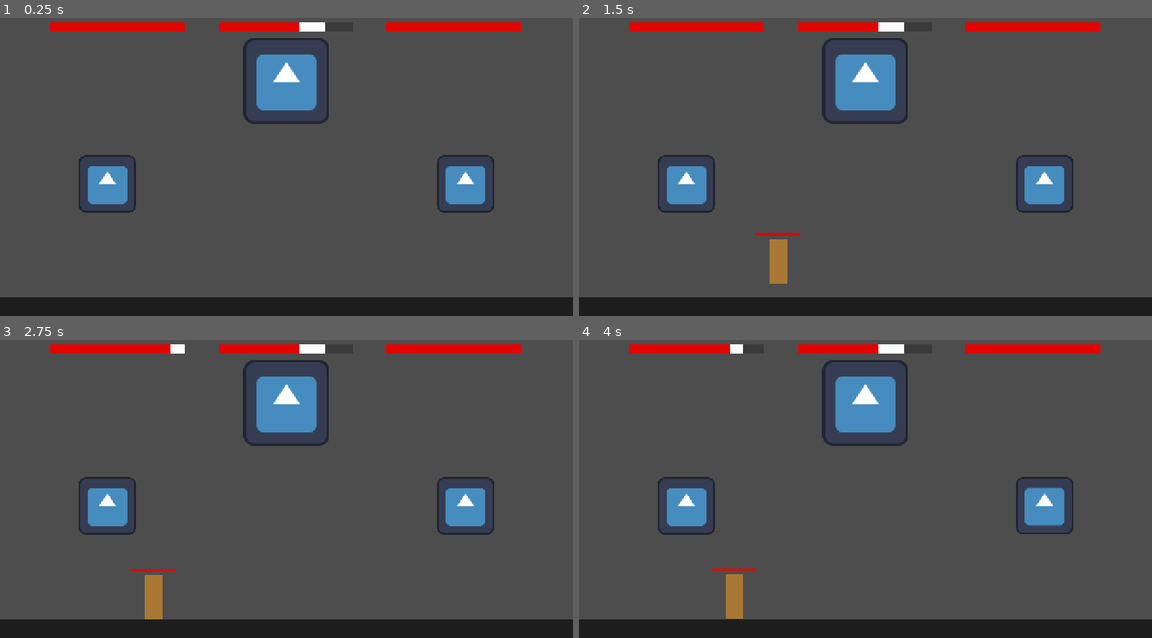
Above: before the commit, frames 1-4 (two rows, left to right).
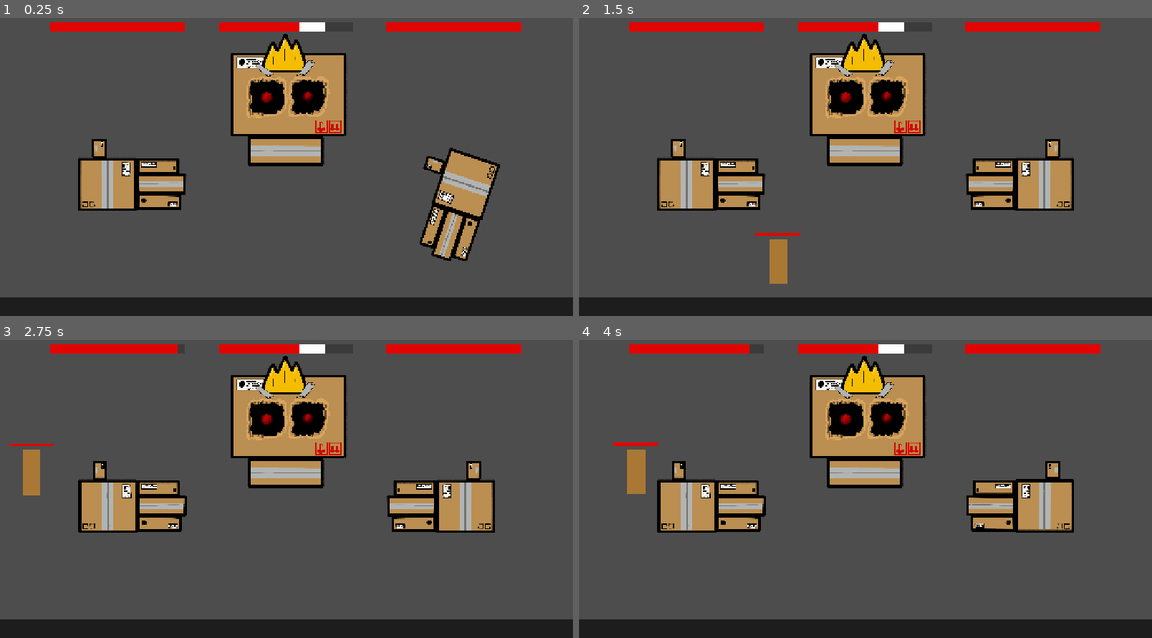
Above: after the commit, the same moments.

Repository: cewaite/unboxking
Game: Godot game, scene res://globals/game_manager/game_manager.tscn
Two runs of this game, one before a commit and one after it. Both use one fixed random seed, a clock stepped at 60 frames per second and the inputs below. The engine's default icon, where the game draws it, is replaced by a stand-in: a white triangle on a blue panel in a dark square.
Inputs (mouse positions are in pixels of both pictures, inside the frame that each line leads up to):
- Up to frame 1 (0.25 s): no input
- Up to frame 2 (1.5 s): move the mouse to (1043, 184) at 0.52 s; click (1043, 184) at 0.67 s; move the mouse to (687, 184) at 1.27 s; click (687, 184) at 1.42 s
- Up to frame 3 (2.75 s): move the mouse to (343, 405) at 2.02 s; click (343, 405) at 2.17 s
- Up to frame 4 (4 s): move the mouse to (836, 542) at 2.77 s; click (836, 542) at 2.92 s; move the mouse to (1037, 524) at 3.52 s; click (1037, 524) at 3.67 s

The runs differ from the first frame. In frame 1, 14% of the frame differs, in the area x 13-88%, y 5-82%; in frame 2, 14%; in frame 3, 15%; in frame 4, 15%, in the area x 6-87%, y 1-94%.

Commit message:
Add boss art

Diff:
--- a/entities/boss/boss.tscn
+++ b/entities/boss/boss.tscn
@@ -1,8 +1,8 @@
 [gd_scene format=3 uid="uid://bxbtp4fmhvjn3"]
 
-[ext_resource type="Texture2D" uid="uid://fgdpsr1cvnew" path="res://icon.svg" id="1_4kg7w"]
 [ext_resource type="PackedScene" uid="uid://n261q26g0c8c" path="res://entities/hand/hand.tscn" id="1_820jm"]
 [ext_resource type="Script" uid="uid://dyoegjnklkd6" path="res://entities/boss/boss.gd" id="1_c5o42"]
+[ext_resource type="PackedScene" uid="uid://b3k8idv3kqmaq" path="res://entities/head/head.tscn" id="3_c5o42"]
 [ext_resource type="PackedScene" uid="uid://d00bqe0wv1o0l" path="res://prefabs/health_bar/health_bar.tscn" id="4_c5o42"]
 
 [node name="Boss" type="Node2D" unique_id=1601614142 node_paths=PackedStringArray("left_hand", "right_hand")]
@@ -14,6 +14,7 @@
 position = Vector2(400, 0)
 
 [node name="HandCharacterBody2D" parent="RightHand" index="0" unique_id=662445046 node_paths=PackedStringArray("parent_boss")]
+scale = Vector2(-1, 1)
 parent_boss = NodePath("../..")
 
 [node name="PunchHitbox" parent="RightHand/HandCharacterBody2D" index="2" unique_id=862417803]
@@ -27,16 +28,13 @@
 
 [node name="HandCharacterBody2D" parent="LeftHand" index="0" unique_id=662445046 node_paths=PackedStringArray("parent_boss")]
 parent_boss = NodePath("../..")
+right_hand = false
 
 [node name="HealthComponent" parent="LeftHand/Components" parent_id_path=PackedInt32Array(362709495, 1379440192) index="1" unique_id=36457291 node_paths=PackedStringArray("health_bar")]
 health_bar = NodePath("../../../LeftHandHealthBar")
 
-[node name="Head" type="Node2D" parent="." unique_id=1570804846]
-position = Vector2(0, -230)
-scale = Vector2(1.5, 1.5)
-
-[node name="HeadSprite2D" type="Sprite2D" parent="Head" unique_id=830149304]
-texture = ExtResource("1_4kg7w")
+[node name="Head" parent="." unique_id=206899476 instance=ExtResource("3_c5o42")]
+position = Vector2(0, -189)
 
 [node name="HeadHealthBar" parent="." unique_id=761984071 instance=ExtResource("4_c5o42")]
 offset_left = -152.00002
--- a/entities/hand/hand.gd
+++ b/entities/hand/hand.gd
@@ -18,7 +18,7 @@
 @export var max_normal_speed: float = 800.0
 
 @export_subgroup("Fist Speeds")
-@export var fist_speed: float = 2000.0
+@export var fist_speed: float = 1200.0
 @export var fist_accel: float = 4000.0
 @export var max_fist_speed: float = 1000.0
 
@@ -26,8 +26,14 @@
 @export var return_speed: float = 500.0
 @export var return_accel: float = 6000.0
 
+@export_group("Animation")
+@export var hand_sprite: Sprite2D
+@export var animation_player: AnimationPlayer
+
 @export_group("Misc")
 @export var approx_distance_range: float = 5.0
+@export var right_hand: bool = false
+@export var return_rotation_speed: float = 5.0
 
 var hand_return_pos: Vector2
 var is_mouse_hovering: bool = false
@@ -68,6 +74,9 @@
 	# Handle Hitbox rotation and enable if fast enough
 	update_hitbox()
 
+	# Handlehand rotation and update sprites
+	update_sprite(delta)
+
 	# Resolve collisions with players
 	push_comp.apply_push()
 
@@ -93,11 +102,26 @@
 				is_fist = false
 
 func update_hitbox():
-	punch_hitbox.rotation = velocity.angle() + deg_to_rad(90.0)
+	#punch_hitbox.rotation = velocity.angle() + deg_to_rad(90.0)
 	if punch_hitbox.collider_disabled and velocity.length() >= punch_hitbox_velocity:
 		punch_hitbox.enable_collider()
 	elif not punch_hitbox.collider_disabled and velocity.length() <= punch_hitbox_velocity:
 		punch_hitbox.disable_collider()
+
+func update_sprite(delta):
+	if is_fist:
+		rotation = velocity.angle() #+ deg_to_rad(180.0)
+		if animation_player.current_animation != "fist_hand":
+			animation_player.play("fist_hand")
+	else:
+		if right_hand:
+			print_debug(deg_to_rad(rotation))
+			rotation = move_toward(rotation, deg_to_rad(-179.999), return_rotation_speed * delta)
+		else:
+			rotation = move_toward(rotation, 0.0, return_rotation_speed * delta)
+		if animation_player.current_animation != "open_hand":
+			animation_player.play("open_hand")
+
 
 #--- SIGNALS --#
 func _on_mouse_entered() -> void:
--- a/entities/hand/hand.tscn
+++ b/entities/hand/hand.tscn
@@ -1,41 +1,248 @@
 [gd_scene format=3 uid="uid://n261q26g0c8c"]
 
 [ext_resource type="Script" uid="uid://c62k2q6ct48p6" path="res://entities/hand/hand.gd" id="1_hhw0q"]
-[ext_resource type="Texture2D" uid="uid://fgdpsr1cvnew" path="res://icon.svg" id="2_ondc2"]
+[ext_resource type="Texture2D" uid="uid://ofwl135h67dv" path="res://assets/boss/boss_hand/BoxHand.png" id="2_4s0gw"]
 [ext_resource type="PackedScene" uid="uid://bx76hp6pft0pd" path="res://prefabs/hitbox/hitbox.tscn" id="3_ondc2"]
 [ext_resource type="Script" uid="uid://c2xc5w04hlffh" path="res://prefabs/components/push_component.gd" id="4_1ien0"]
 [ext_resource type="Script" uid="uid://bu1r182oet3bp" path="res://prefabs/components/health_component.gd" id="5_vu8gx"]
 [ext_resource type="PackedScene" uid="uid://hj03sgu06i3p" path="res://prefabs/hurtbox/hurtbox.tscn" id="6_pn5vn"]
 [ext_resource type="Script" uid="uid://dhotctfcx1qeq" path="res://prefabs/abilities/hand_abilities/smash_wave/smash_wave_ability.gd" id="7_4s0gw"]
+[ext_resource type="Texture2D" uid="uid://dekover6glij2" path="res://assets/boss/boss_hand/boxFist.png" id="8_eo8p0"]
 
 [sub_resource type="RectangleShape2D" id="RectangleShape2D_wijo7"]
-size = Vector2(128, 128)
+size = Vector2(158, 106)
 
 [sub_resource type="CapsuleShape2D" id="CapsuleShape2D_1ien0"]
 radius = 30.0
 height = 127.99999
 
+[sub_resource type="Animation" id="Animation_4e61m"]
+length = 0.001
+tracks/0/type = "value"
+tracks/0/imported = false
+tracks/0/enabled = true
+tracks/0/path = NodePath("HandCharacterBody2D/CollisionShape2D:position")
+tracks/0/interp = 1
+tracks/0/loop_wrap = true
+tracks/0/keys = {
+"times": PackedFloat32Array(0),
+"transitions": PackedFloat32Array(1),
+"update": 0,
+"values": [Vector2(50, 0)]
+}
+tracks/1/type = "value"
+tracks/1/imported = false
+tracks/1/enabled = true
+tracks/1/path = NodePath("HandCharacterBody2D/Hurtbox/CollisionShape2D:position")
+tracks/1/interp = 1
+tracks/1/loop_wrap = true
+tracks/1/keys = {
+"times": PackedFloat32Array(0),
+"transitions": PackedFloat32Array(1),
+"update": 0,
+"values": [Vector2(49, -1)]
+}
+tracks/2/type = "value"
+tracks/2/imported = false
+tracks/2/enabled = true
+tracks/2/path = NodePath("HandCharacterBody2D/HandSprite2D:texture")
+tracks/2/interp = 1
+tracks/2/loop_wrap = true
+tracks/2/keys = {
+"times": PackedFloat32Array(0),
+"transitions": PackedFloat32Array(1),
+"update": 1,
+"values": [ExtResource("2_4s0gw")]
+}
+tracks/3/type = "value"
+tracks/3/imported = false
+tracks/3/enabled = true
+tracks/3/path = NodePath("HandCharacterBody2D/CollisionShape2D:scale")
+tracks/3/interp = 1
+tracks/3/loop_wrap = true
+tracks/3/keys = {
+"times": PackedFloat32Array(0),
+"transitions": PackedFloat32Array(1),
+"update": 0,
+"values": [Vector2(1, 1)]
+}
+tracks/4/type = "value"
+tracks/4/imported = false
+tracks/4/enabled = true
+tracks/4/path = NodePath("HandCharacterBody2D/Hurtbox/CollisionShape2D:scale")
+tracks/4/interp = 1
+tracks/4/loop_wrap = true
+tracks/4/keys = {
+"times": PackedFloat32Array(0),
+"transitions": PackedFloat32Array(1),
+"update": 0,
+"values": [Vector2(1, 1)]
+}
+
+[sub_resource type="Animation" id="Animation_ra17o"]
+resource_name = "fist_hand"
+length = 0.001
+tracks/0/type = "value"
+tracks/0/imported = false
+tracks/0/enabled = true
+tracks/0/path = NodePath("HandCharacterBody2D/Hurtbox/CollisionShape2D:position")
+tracks/0/interp = 1
+tracks/0/loop_wrap = true
+tracks/0/keys = {
+"times": PackedFloat32Array(0),
+"transitions": PackedFloat32Array(1),
+"update": 0,
+"values": [Vector2(20, 0)]
+}
+tracks/1/type = "value"
+tracks/1/imported = false
+tracks/1/enabled = true
+tracks/1/path = NodePath("HandCharacterBody2D/HandSprite2D:texture")
+tracks/1/interp = 1
+tracks/1/loop_wrap = true
+tracks/1/keys = {
+"times": PackedFloat32Array(0),
+"transitions": PackedFloat32Array(1),
+"update": 1,
+"values": [ExtResource("8_eo8p0")]
+}
+tracks/2/type = "value"
+tracks/2/imported = false
+tracks/2/enabled = true
+tracks/2/path = NodePath("HandCharacterBody2D/CollisionShape2D:position")
+tracks/2/interp = 1
+tracks/2/loop_wrap = true
+tracks/2/keys = {
+"times": PackedFloat32Array(0),
+"transitions": PackedFloat32Array(1),
+"update": 0,
+"values": [Vector2(20, 0)]
+}
+tracks/3/type = "value"
+tracks/3/imported = false
+tracks/3/enabled = true
+tracks/3/path = NodePath("HandCharacterBody2D/CollisionShape2D:scale")
+tracks/3/interp = 1
+tracks/3/loop_wrap = true
+tracks/3/keys = {
+"times": PackedFloat32Array(0),
+"transitions": PackedFloat32Array(1),
+"update": 0,
+"values": [Vector2(1, 1)]
+}
+tracks/4/type = "value"
+tracks/4/imported = false
+tracks/4/enabled = true
+tracks/4/path = NodePath("HandCharacterBody2D/Hurtbox/CollisionShape2D:scale")
+tracks/4/interp = 1
+tracks/4/loop_wrap = true
+tracks/4/keys = {
+"times": PackedFloat32Array(0),
+"transitions": PackedFloat32Array(1),
+"update": 0,
+"values": [Vector2(1, 1)]
+}
+
+[sub_resource type="Animation" id="Animation_edxwq"]
+resource_name = "open_hand"
+length = 0.001
+tracks/0/type = "value"
+tracks/0/imported = false
+tracks/0/enabled = true
+tracks/0/path = NodePath("HandCharacterBody2D/CollisionShape2D:position")
+tracks/0/interp = 1
+tracks/0/loop_wrap = true
+tracks/0/keys = {
+"times": PackedFloat32Array(0),
+"transitions": PackedFloat32Array(1),
+"update": 0,
+"values": [Vector2(50, 0)]
+}
+tracks/1/type = "value"
+tracks/1/imported = false
+tracks/1/enabled = true
+tracks/1/path = NodePath("HandCharacterBody2D/Hurtbox/CollisionShape2D:position")
+tracks/1/interp = 1
+tracks/1/loop_wrap = true
+tracks/1/keys = {
+"times": PackedFloat32Array(0),
+"transitions": PackedFloat32Array(1),
+"update": 0,
+"values": [Vector2(50, 0)]
+}
+tracks/2/type = "value"
+tracks/2/imported = false
+tracks/2/enabled = true
+tracks/2/path = NodePath("HandCharacterBody2D/HandSprite2D:texture")
+tracks/2/interp = 1
+tracks/2/loop_wrap = true
+tracks/2/keys = {
+"times": PackedFloat32Array(0),
+"transitions": PackedFloat32Array(1),
+"update": 1,
+"values": [ExtResource("2_4s0gw")]
+}
+tracks/3/type = "value"
+tracks/3/imported = false
+tracks/3/enabled = true
+tracks/3/path = NodePath("HandCharacterBody2D/CollisionShape2D:scale")
+tracks/3/interp = 1
+tracks/3/loop_wrap = true
+tracks/3/keys = {
+"times": PackedFloat32Array(0),
+"transitions": PackedFloat32Array(1),
+"update": 0,
+"values": [Vector2(1.35, 1)]
+}
+tracks/4/type = "value"
+tracks/4/imported = false
+tracks/4/enabled = true
+tracks/4/path = NodePath("HandCharacterBody2D/Hurtbox/CollisionShape2D:scale")
+tracks/4/interp = 1
+tracks/4/loop_wrap = true
+tracks/4/keys = {
+"times": PackedFloat32Array(0),
+"transitions": PackedFloat32Array(1),
+"update": 0,
+"values": [Vector2(1.35, 1)]
+}
+
+[sub_resource type="AnimationLibrary" id="AnimationLibrary_3jtkg"]
+_data = {
+&"RESET": SubResource("Animation_4e61m"),
+&"fist_hand": SubResource("Animation_ra17o"),
+&"open_hand": SubResource("Animation_edxwq")
+}
+
 [node name="Hand" type="Node2D" unique_id=362709495]
 
-[node name="HandCharacterBody2D" type="CharacterBody2D" parent="." unique_id=662445046 node_paths=PackedStringArray("push_comp", "punch_hitbox")]
+[node name="HandCharacterBody2D" type="CharacterBody2D" parent="." unique_id=662445046 node_paths=PackedStringArray("push_comp", "punch_hitbox", "hand_sprite", "animation_player")]
 collision_layer = 2
 collision_mask = 100
 input_pickable = true
 script = ExtResource("1_hhw0q")
 push_comp = NodePath("../Components/PushComponent")
 punch_hitbox = NodePath("PunchHitbox")
+hand_sprite = NodePath("HandSprite2D")
+animation_player = NodePath("../AnimationPlayer")
+right_hand = true
 
 [node name="HandSprite2D" type="Sprite2D" parent="HandCharacterBody2D" unique_id=1932599022]
-texture = ExtResource("2_ondc2")
+scale = Vector2(0.19313335, 0.19313335)
+texture = ExtResource("2_4s0gw")
+offset = Vector2(249.955, 51.87)
 
 [node name="CollisionShape2D" type="CollisionShape2D" parent="HandCharacterBody2D" unique_id=498075268]
+position = Vector2(50, 0)
 shape = SubResource("RectangleShape2D_wijo7")
 
 [node name="PunchHitbox" parent="HandCharacterBody2D" unique_id=862417803 node_paths=PackedStringArray("collider") instance=ExtResource("3_ondc2")]
+position = Vector2(1, 0)
+rotation = 1.5707964
 collider = NodePath("CollisionShape2D")
 
 [node name="CollisionShape2D" type="CollisionShape2D" parent="HandCharacterBody2D/PunchHitbox" unique_id=562466585]
-position = Vector2(0, -65)
+position = Vector2(-4.152582e-06, -95)
 rotation = 1.5707964
 shape = SubResource("CapsuleShape2D_1ien0")
 debug_color = Color(0.77490634, 0, 0.20784777, 0.41960785)
@@ -45,6 +252,7 @@
 health_comp = NodePath("../../Components/HealthComponent")
 
 [node name="CollisionShape2D" type="CollisionShape2D" parent="HandCharacterBody2D/Hurtbox" unique_id=225421620]
+position = Vector2(49, -1)
 shape = SubResource("RectangleShape2D_wijo7")
 debug_color = Color(0.85907805, 0.16858426, 0.78760904, 0.41960785)
 
@@ -68,5 +276,9 @@
 script = ExtResource("7_4s0gw")
 parent = NodePath("../../HandCharacterBody2D")
 
+[node name="AnimationPlayer" type="AnimationPlayer" parent="." unique_id=1296746910]
+libraries/ = SubResource("AnimationLibrary_3jtkg")
+autoplay = &"open_hand"
+
 [connection signal="mouse_entered" from="HandCharacterBody2D" to="HandCharacterBody2D" method="_on_mouse_entered"]
 [connection signal="mouse_exited" from="HandCharacterBody2D" to="HandCharacterBody2D" method="_on_mouse_exited"]
--- /dev/null
+++ b/entities/head/head.tscn
@@ -0,0 +1,45 @@
+[gd_scene format=3 uid="uid://b3k8idv3kqmaq"]
+
+[ext_resource type="Texture2D" uid="uid://cqm7kno2yilfp" path="res://assets/boss/boss_head/SkeletonHead.png" id="1_ca4ou"]
+[ext_resource type="Texture2D" uid="uid://bwn4wj58dg6n4" path="res://assets/boss/boss_head/PupilLeft.png" id="2_vsksn"]
+[ext_resource type="Texture2D" uid="uid://b8kybprukev7y" path="res://assets/boss/boss_head/PupilRight.png" id="3_xvy01"]
+[ext_resource type="Texture2D" uid="uid://bx1dg18jwx4sd" path="res://assets/boss/boss_head/EyeShadow.png" id="4_263f1"]
+[ext_resource type="Texture2D" uid="uid://bmaluyk22a4ei" path="res://assets/boss/boss_head/BoxHead.png" id="5_wqlox"]
+[ext_resource type="Texture2D" uid="uid://dqppadoa31r7j" path="res://assets/boss/boss_head/BoxJaw.png" id="6_ejenp"]
+
+[node name="Head" type="Node2D" unique_id=206899476]
+
+[node name="HeadSprites" type="Node2D" parent="." unique_id=370363964]
+
+[node name="SkullSprite2D" type="Sprite2D" parent="HeadSprites" unique_id=68303426]
+scale = Vector2(0.2, 0.2)
+texture = ExtResource("1_ca4ou")
+offset = Vector2(86.235, 72.795)
+
+[node name="LeftPupilSprite2D" type="Sprite2D" parent="HeadSprites" unique_id=1261265273]
+scale = Vector2(0.2, 0.2)
+texture = ExtResource("2_vsksn")
+offset = Vector2(86.235, 72.795)
+
+[node name="RightPupilSprite2D" type="Sprite2D" parent="HeadSprites" unique_id=1073787459]
+scale = Vector2(0.2, 0.2)
+texture = ExtResource("3_xvy01")
+offset = Vector2(86.235, 72.795)
+
+[node name="EyeShadowSprite2D" type="Sprite2D" parent="HeadSprites" unique_id=293330234]
+scale = Vector2(0.2, 0.2)
+texture = ExtResource("4_263f1")
+offset = Vector2(86.235, 72.795)
+
+[node name="HeadSprite2D" type="Sprite2D" parent="HeadSprites" unique_id=788915371]
+scale = Vector2(0.2, 0.2)
+texture = ExtResource("5_wqlox")
+offset = Vector2(86.235, 72.795)
+
+[node name="JawSprites" type="Node2D" parent="." unique_id=720801761]
+
+[node name="BoxJawSprite2D" type="Sprite2D" parent="JawSprites" unique_id=1139667971]
+position = Vector2(-12, 0)
+scale = Vector2(0.2, 0.2)
+texture = ExtResource("6_ejenp")
+offset = Vector2(86.235, 72.795)
--- a/globals/game_manager/game_manager.gd
+++ b/globals/game_manager/game_manager.gd
@@ -20,6 +20,7 @@
 	#await ui_manager.fade_in()
 
 func spawn_knight():
+	Engine.time_scale = 1.0
 	await get_tree().create_timer(knight_spawn_time).timeout
 	var new_knight = KNIGHT_SCENE.instantiate() as Knight
 	new_knight.global_position = knight_spawn.global_position
Binary file added: assets/boss/boss_hand/BoxHand.png
Not shown, added: assets/boss/boss_hand/BoxHand.png.import
Binary file added: assets/boss/boss_hand/SkeletonFist.png
Not shown, added: assets/boss/boss_hand/SkeletonFist.png.import
Binary file added: assets/boss/boss_hand/SkeletonHandOpen.png
Not shown, added: assets/boss/boss_hand/SkeletonHandOpen.png.import
Binary file added: assets/boss/boss_hand/boxFist.png
Not shown, added: assets/boss/boss_hand/boxFist.png.import
Binary file added: assets/boss/boss_head/BoxHead.png
Not shown, added: assets/boss/boss_head/BoxHead.png.import
Binary file added: assets/boss/boss_head/BoxJaw.png
Not shown, added: assets/boss/boss_head/BoxJaw.png.import
(and 10 more such lines)
